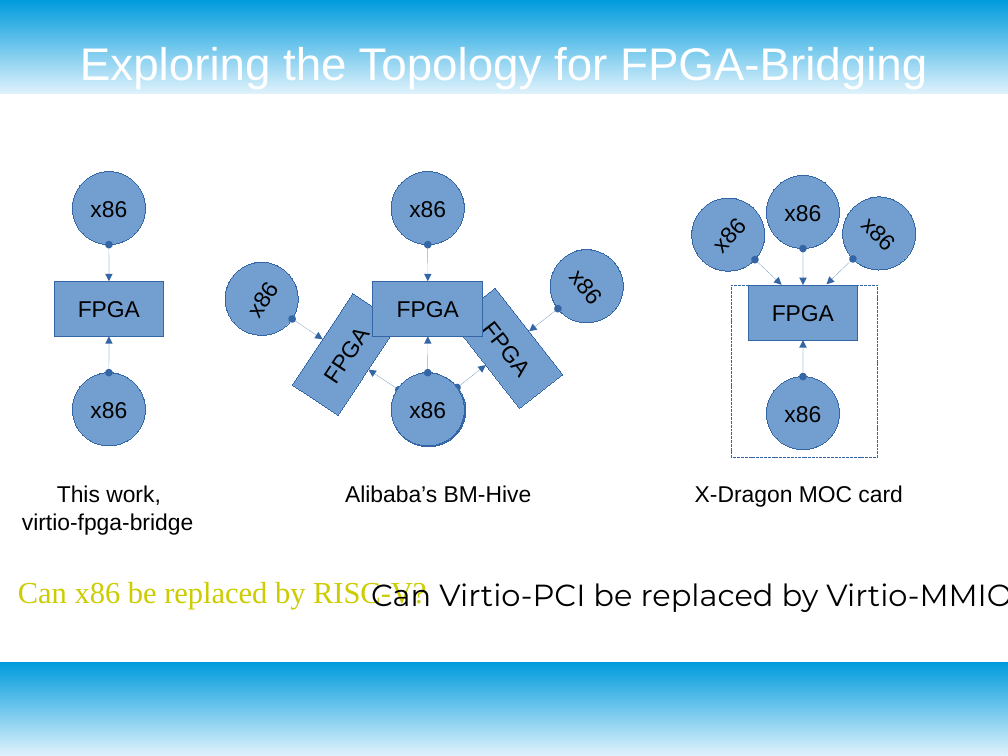
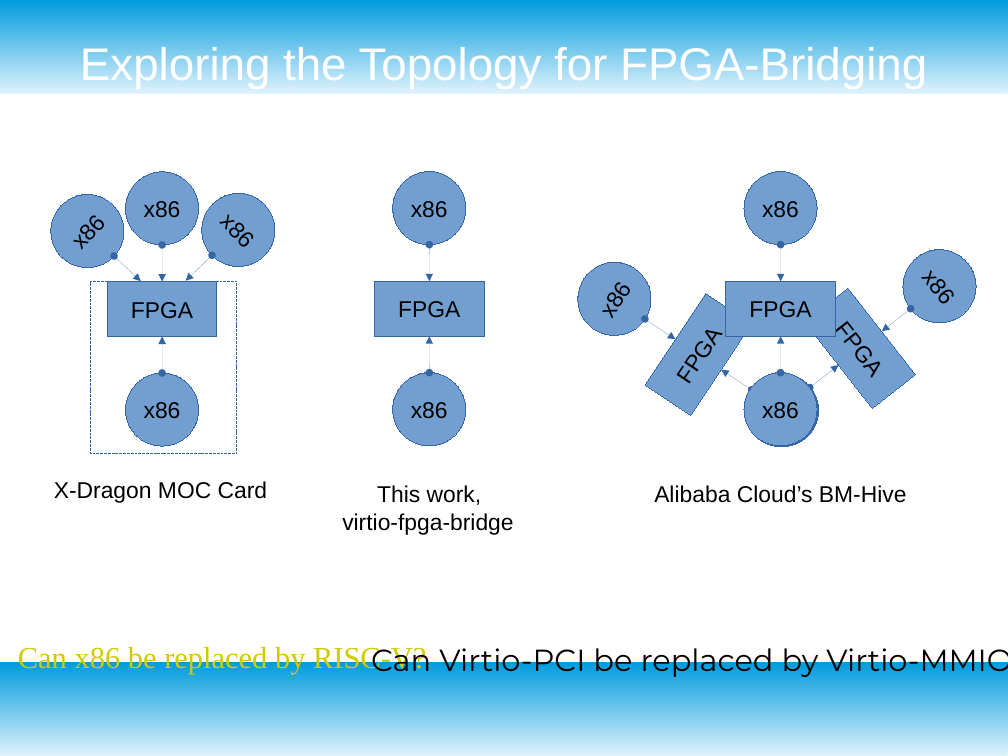
Before and after one commit to RSPwFPGAs/virtio-fpga-bridge, a slide deck: slide 4 of doc/virio-fpga-bridge.odp. Drawn at 1008x756 pixels with LibreOffice and Linux fonts; fonts in the diff are those of the drawing. Boxes give left, top, right and bottom in pixels: in the first picture for what was removed or moved away, otherwise in the second. Text is boxed around its words. In the diff, an @@ line names an element or a change of style, - is before the commit and + after.

```diff
--- a/doc/virio-fpga-bridge.odp
+++ b/doc/virio-fpga-bridge.odp
@@ ellipse "x86" at (187, 178, 290, 281): rotation 303 to 46 degrees @@
@@ ellipse "x86": place and size @@
-ellipse "x86" at (677, 183, 781, 287)
+ellipse "x86" at (36, 180, 140, 283)
@@ ellipse "x86" at (889, 235, 992, 338): rotation 46 to 52 degrees @@
@@ double arrow moved from (399, 390) - (369, 370) to (114, 256) - (141, 281) @@
@@ double arrow moved from (293, 319) - (323, 339) to (212, 255) - (186, 281) @@
@@ ellipse "x86" at (564, 248, 665, 350): rotation 52 to 303 degrees @@
@@ rectangle: place and size @@
-rectangle at (732, 285, 878, 457)
+rectangle at (91, 282, 237, 454)
@@ rectangle "FPGA" at (646, 294, 752, 416): rotation 52 to 303 degrees @@
@@ rectangle "FPGA" at (805, 288, 916, 409): rotation 303 to 52 degrees @@
@@ double arrow moved from (558, 309) - (530, 331) to (645, 319) - (676, 339) @@
@@ double arrow moved from (853, 259) - (827, 284) to (911, 309) - (882, 331) @@
@@ 2 ellipses, 2 double arrows, 1 rectangle: place and size @@
-2 ellipses, 2 double arrows, 1 rectangle at (54, 172, 164, 446)
+2 ellipses, 2 double arrows, 1 rectangle at (107, 172, 217, 446)
@@ 2 ellipses, 2 double arrows, 1 rectangle: place and size @@
-2 ellipses, 2 double arrows, 1 rectangle at (748, 176, 858, 450)
+2 ellipses, 2 double arrows, 1 rectangle at (726, 172, 836, 446)
@@ double arrow moved from (756, 260) - (782, 284) to (752, 390) - (722, 370) @@
@@ 2 ellipses, 1 double arrow: place and size @@
-2 ellipses, 1 double arrow at (377, 358, 486, 461)
+2 ellipses, 1 double arrow at (730, 358, 839, 461)
@@ text "This work,": place and size @@
-text "This work," at (22, 485, 193, 535)
+text "This work," at (342, 485, 513, 535)
@@ text at (54, 481, 268, 503): text changed @@
-X-Dragon MOC card
+X-Dragon MOC Card
@@ text at (654, 485, 907, 503): text changed @@
-Alibaba’s BM-Hive
+Alibaba Cloud’s BM-Hive
@@ text "Can x86 be replaced by ...": place and size @@
-text "Can x86 be replaced by ..." at (18, 582, 426, 609)
+text "Can x86 be replaced by ..." at (18, 644, 426, 674)
@@ text "Can Virtio-PCI be replaced by ..." rewrapped from (371, 582, 1008, 612) to (371, 642, 1008, 679) @@
```
Also in this commit, not shown: 1 other slide changed, 3 other files.
